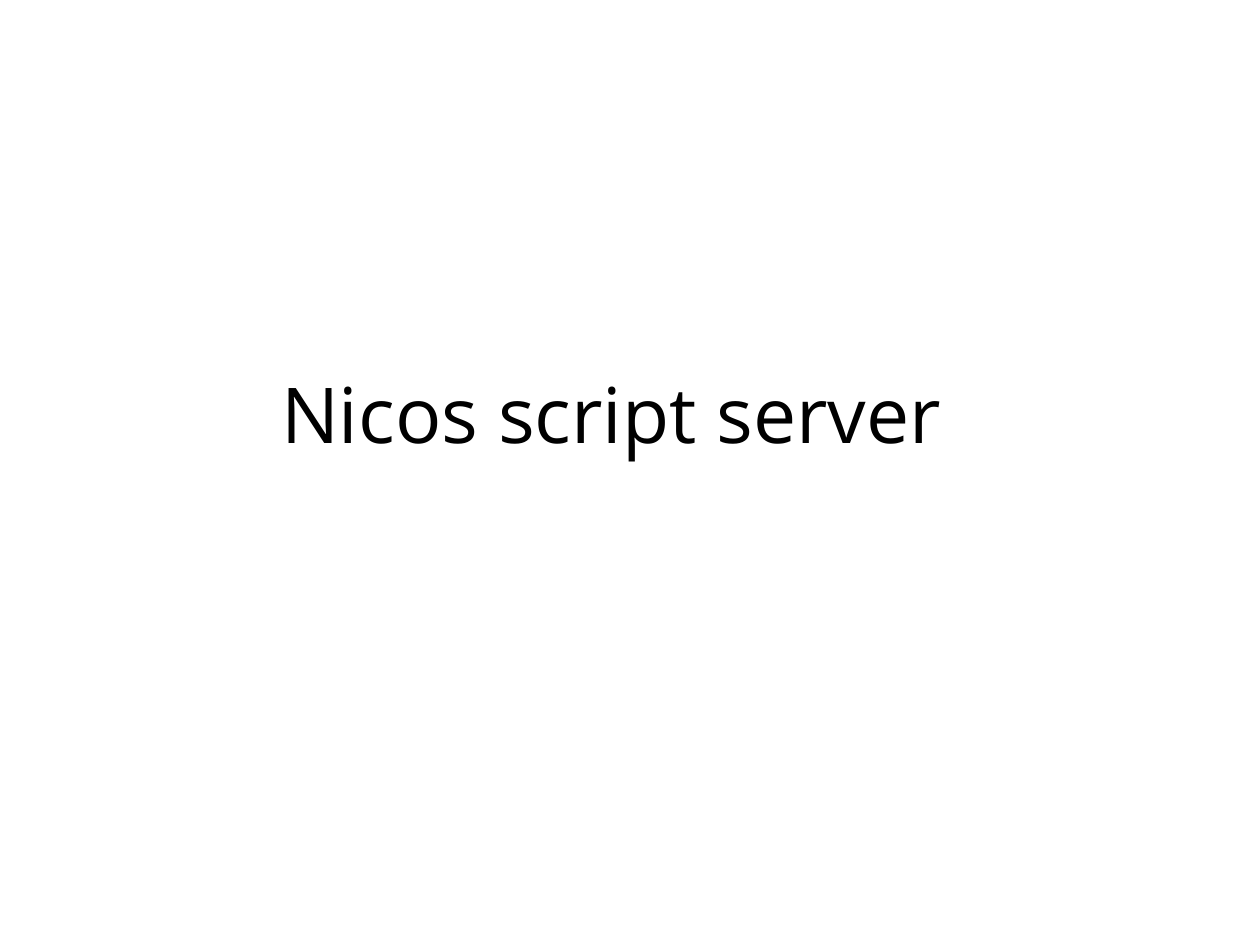
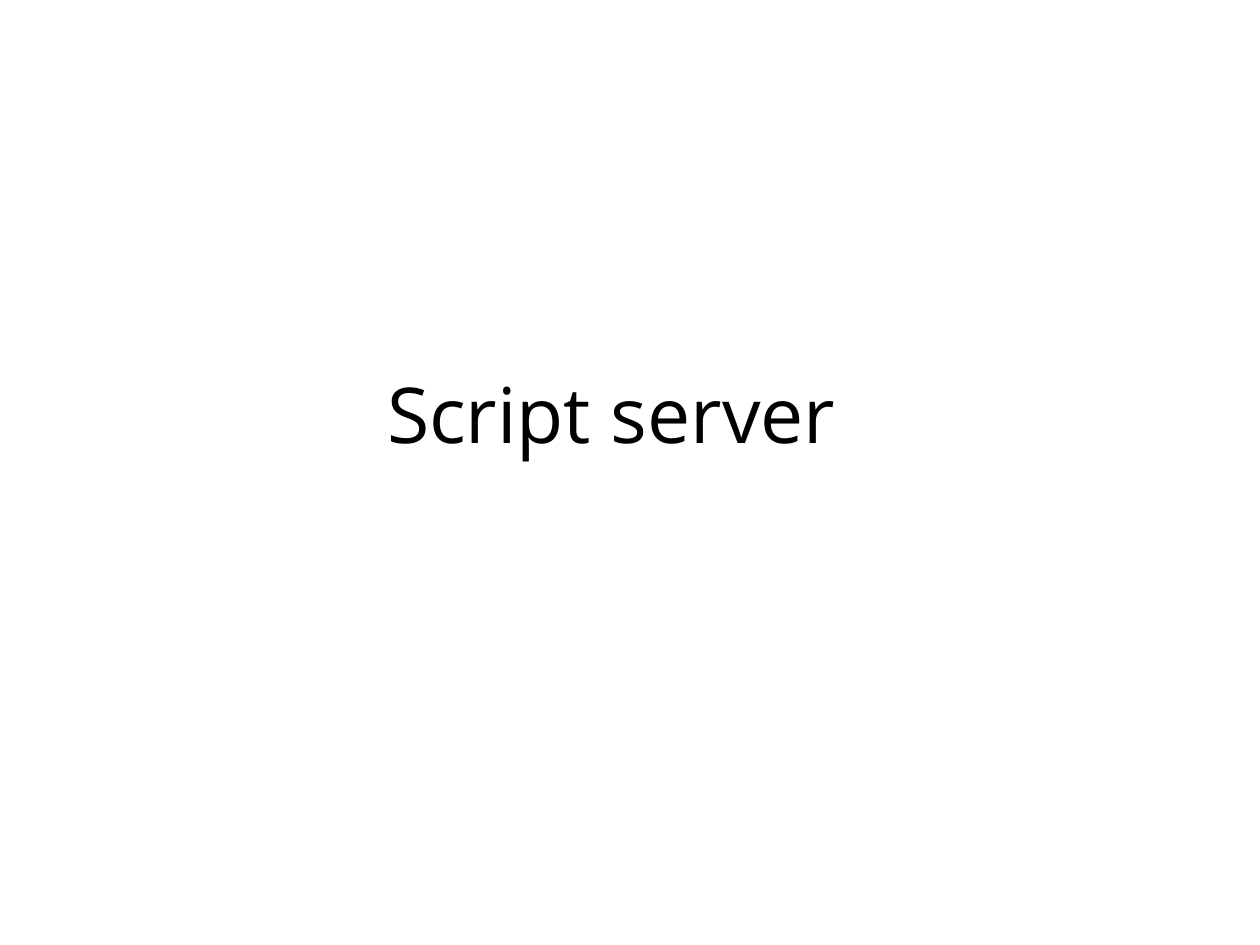
Before and after one commit to ISISComputingGroup/ibex_user_manual, a slide deck: slide 1 of nicos_changes.ppt. Drawn at 1260x945 pixels with LibreOffice and Linux fonts; fonts in the diff are those of the drawing; background and template pictures are left out. Boxes give left, top, right and bottom in pixels: in the first picture for what was removed or moved away, otherwise in the second. Text is boxed around its words. In the diff, an @@ line names an element or a change of style, - is before the commit and + after.

```diff
--- a/nicos_changes.ppt
+++ b/nicos_changes.ppt
@@ title at box(387, 386, 835, 462): text changed @@
-Nicos script server
+Script server
```
Also in this commit, not shown: 3 other slides changed, 2 slides added, 1 slide removed, 1 other file.
